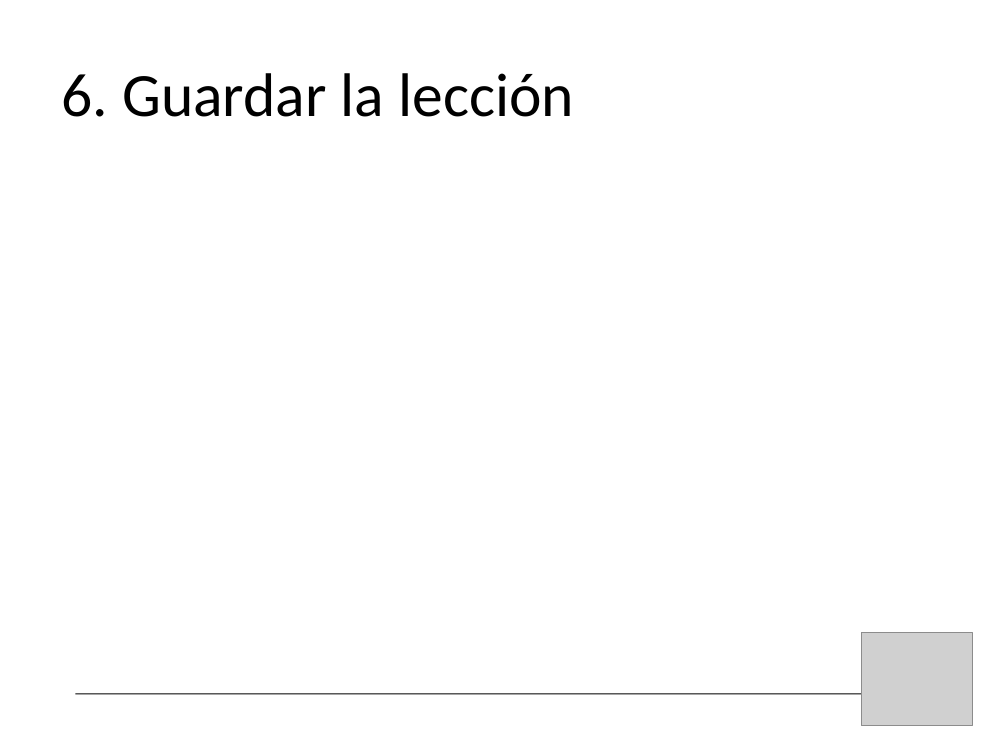
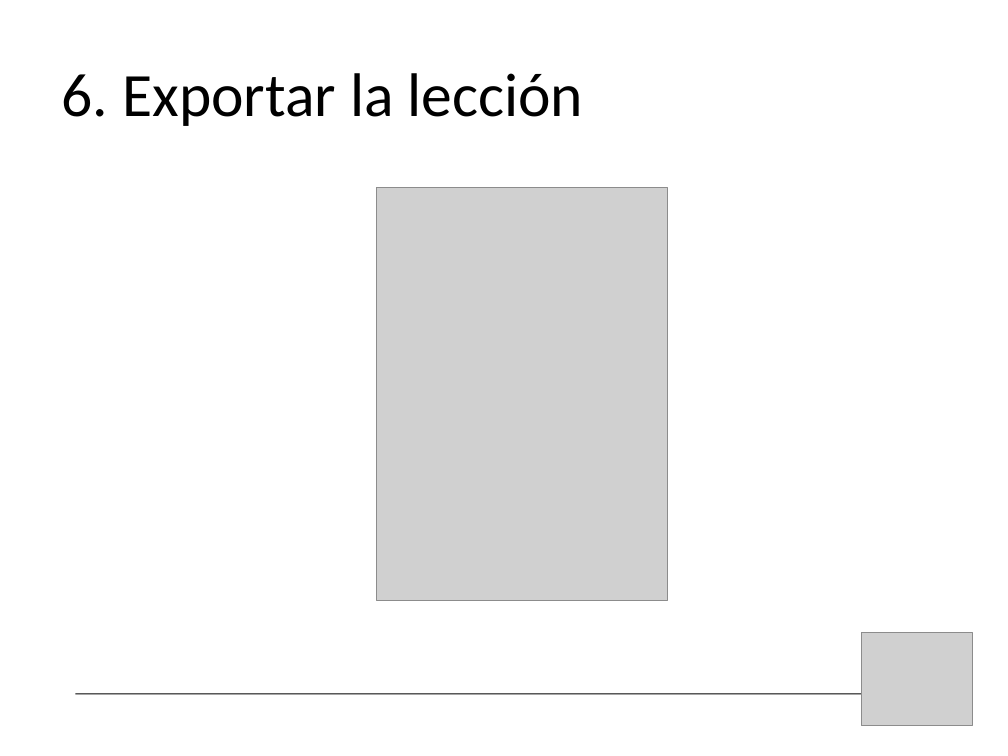
Before and after one commit to bossiernesto/objectbrowserpharo, a slide deck: slide 21 of docs/LOOP-demo-final.ppt (slide 14 before the commit). Drawn at 1008x756 pixels with LibreOffice and Linux fonts; fonts in the diff are those of the drawing; grey boxes stand for pictures. Boxes give left, top, right and bottom in pixels: in the first picture for what was removed or moved away, otherwise in the second. Text is boxed around its words. In the diff, an @@ line names an element or a change of style, - is before the commit and + after.

```diff
--- a/docs/LOOP-demo-final.ppt
+++ b/docs/LOOP-demo-final.ppt
@@ title at [62,73,584,126]: text changed @@
-6. Guardar la lección
+6. Exportar la lección
@@ picture added at [377,187,667,601] @@
```
Also in this commit, not shown: 7 other slides changed, 8 slides added.
